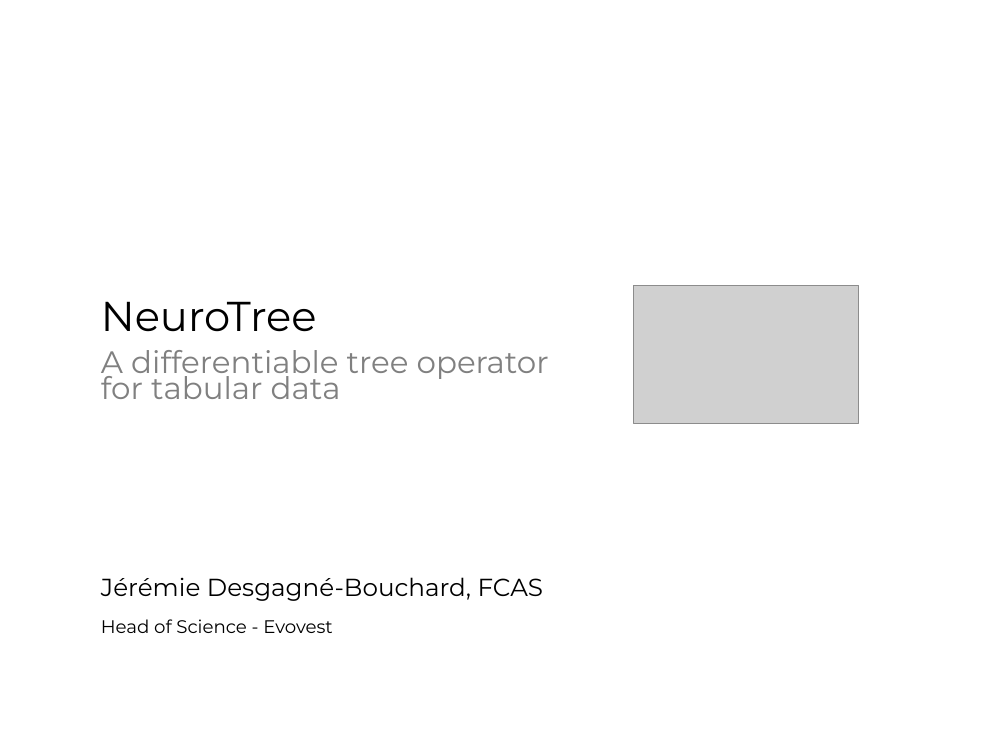
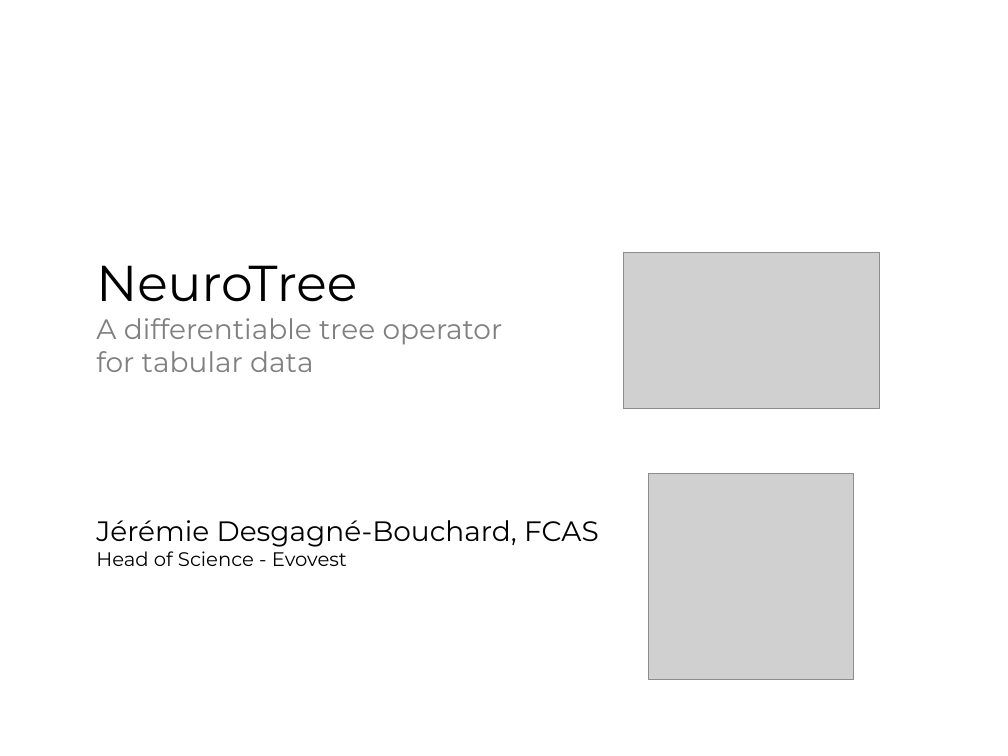
Before and after one commit to Evovest/NeuroTreeModels.jl, a slide deck: slide 1 of docs/juliacon/NeuroTrees-JuliaCon2024.pptx. Drawn at 1008x756 pixels with LibreOffice and Linux fonts; fonts in the diff are those of the drawing; grey boxes stand for pictures. Boxes give left, top, right and bottom in pixels: in the first picture for what was removed or moved away, otherwise in the second. Text is boxed around its words. In the diff, an @@ line names an element or a change of style, - is before the commit and + after.

```diff
--- a/docs/juliacon/NeuroTrees-JuliaCon2024.pptx
+++ b/docs/juliacon/NeuroTrees-JuliaCon2024.pptx
@@ text "NeuroTree": place and size @@
-text "NeuroTree" at bbox=[33, 238, 634, 470]
+text "NeuroTree" at bbox=[96, 265, 503, 372]
@@ text "NeuroTree" at bbox=[96, 265, 503, 372]: size 29.8 to 36 pt in "NeuroTree"; size 22.1 to 20 pt in "A differentiable tree operator for tabular data"; line spacing 0.7 to 1; less space between paragraphs; vertical alignment middle to top; fill #FFFFFF to none @@
@@ picture: place and size @@
-picture at bbox=[633, 285, 859, 422]
+picture at bbox=[623, 253, 879, 409]
@@ picture added at bbox=[648, 474, 854, 679] @@
@@ text "Jérémie Desgagné-Bouchard, FCAS": place and size @@
-text "Jérémie Desgagné-Bouchard, FCAS" at bbox=[33, 471, 634, 703]
+text "Jérémie Desgagné-Bouchard, FCAS" at bbox=[96, 520, 599, 566]
@@ text "Jérémie Desgagné-Bouchard, FCAS" at bbox=[96, 520, 599, 566]: size 17.6 to 20 pt in "Jérémie Desgagné-Bouchard, FCAS"; size 12.9 to 14 pt in "Head of Science - Evovest"; less space between paragraphs; vertical alignment middle to top; fill #FFFFFF to none @@
```
Also in this commit, not shown: 1 other slide changed, 1 other file.
